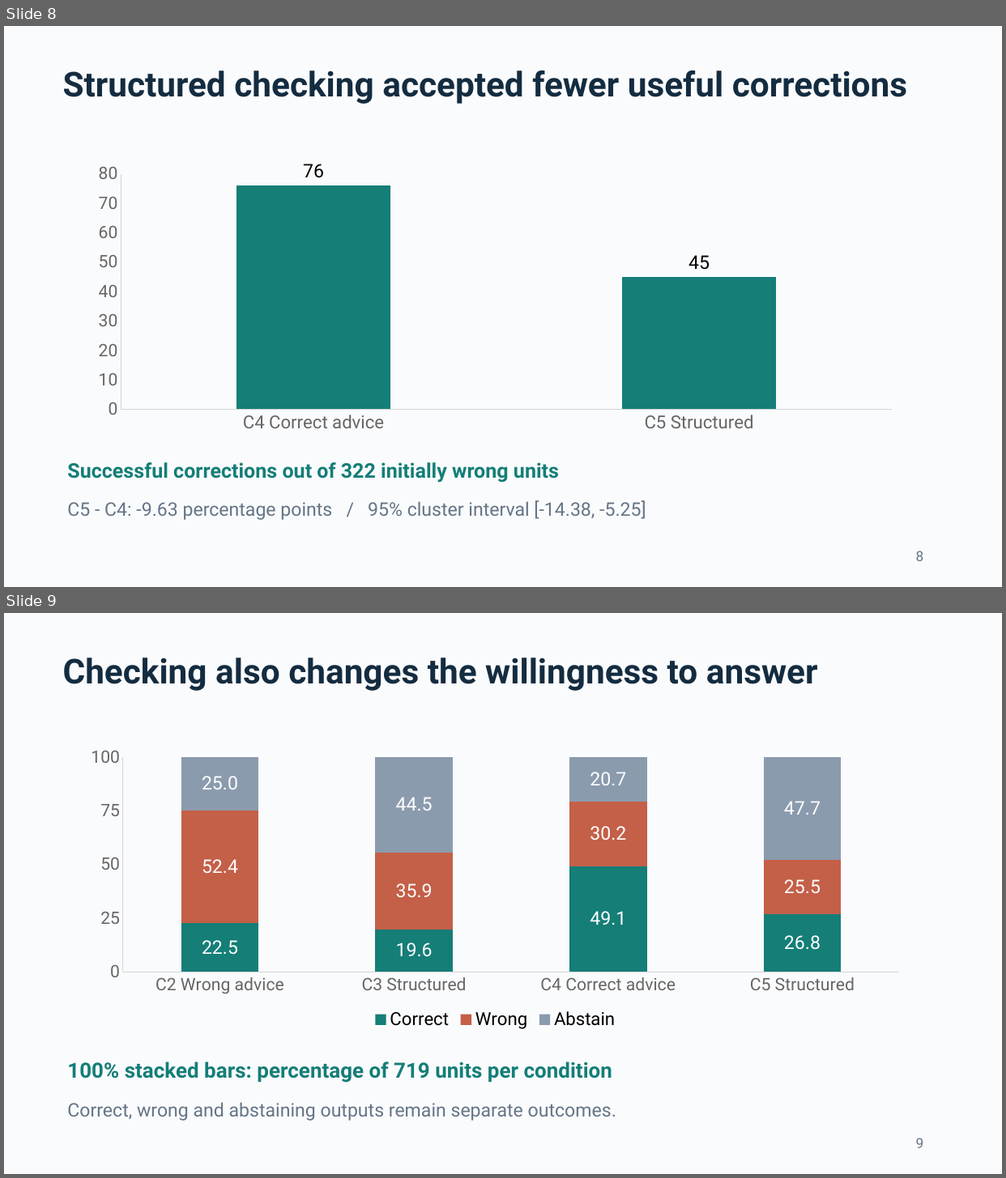
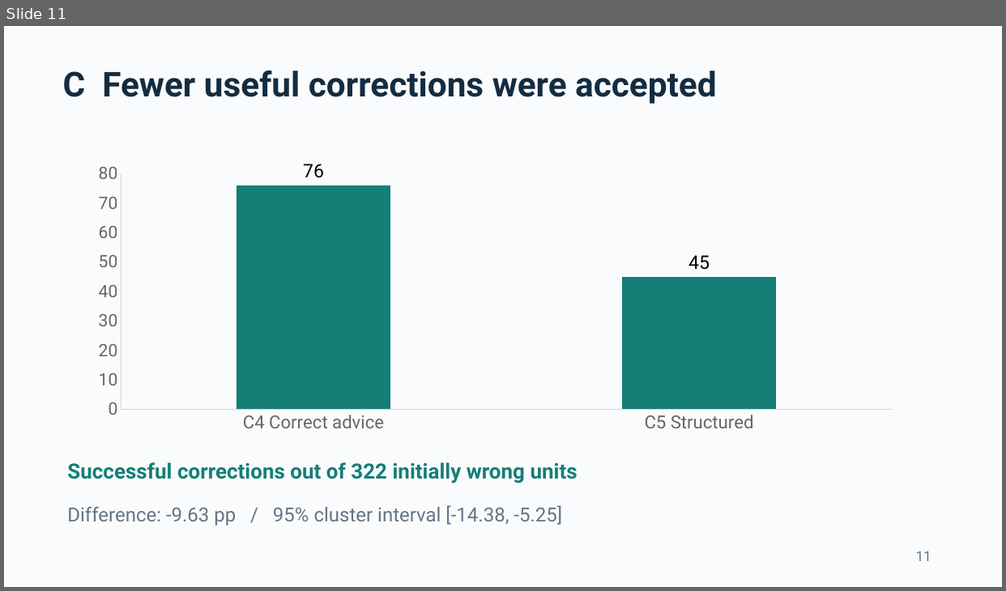
Before and after one commit to ThomasLin070217/comp2501-ai-reliability, a slide deck: Submission_Pack/COMP2501_presentation.pptx. Shown one above the other, each under a label of ours: slides 8 and 9 before the commit, slide 11 after it. The pictures are 1006x1178 and 1006x591 pixels, drawn with LibreOffice and Linux fonts; fonts in the diff are those of the drawing. Boxes give left, top, right and bottom in pixels: in the first picture for what was removed or moved away, otherwise in the second. Text is boxed around its words. In the diff, an @@ line names an element or a change of style, - is before the commit and + after.

Commit message:
Integrate natural cross-check results into presentation and submission pack

```diff
--- a/Submission_Pack/COMP2501_presentation.pptx
+++ b/Submission_Pack/COMP2501_presentation.pptx
@@ slide 9 removed at [4, 613, 1002, 1174], background #FAFBFD @@
@@ text removed at [63, 658, 818, 691] @@
-Checking also changes the willingness to answer
@@ column stacked chart removed at [74, 742, 917, 1034] @@
-categories: C2 Wrong advice, C3 Structured, C4 Correct advice, C5 Structured
-Correct: 22.5, 19.6, 49.1, 26.8
-Wrong: 52.4, 35.9, 30.2, 25.5
-Abstain: 25, 44.5, 20.7, 47.7
@@ text removed at [67, 1062, 612, 1083] @@
-100% stacked bars: percentage of 719 units per condition
@@ text removed at [67, 1102, 616, 1121] @@
-Correct, wrong and abstaining outputs remain separate outcomes.
@@ text removed at [916, 1138, 924, 1148] @@
-9
@@ what was slide 8 is now slide 11 @@
@@ slide 11 changed as well @@
@@ text at [63, 70, 716, 104]: text changed @@
-Structured checking accepted fewer useful corrections
+C Fewer useful corrections were accepted
@@ text "Successful corrections out of 322 ..." at [67, 463, 577, 484]: size 19.5 to 20.2 pt @@
@@ text at [67, 506, 562, 526]: text changed; size 18 to 18.8 pt @@
-C5 - C4: -9.63 percentage points / 95% cluster interval [-14.38, -5.25]
+Difference: -9.63 pp / 95% cluster interval [-14.38, -5.25]
@@ text at [916, 552, 931, 561]: text changed @@
-8
+11
```
Also in this commit, not shown: 6 other slides changed, 11 slides added, 8 other slides removed, 21 other files.
